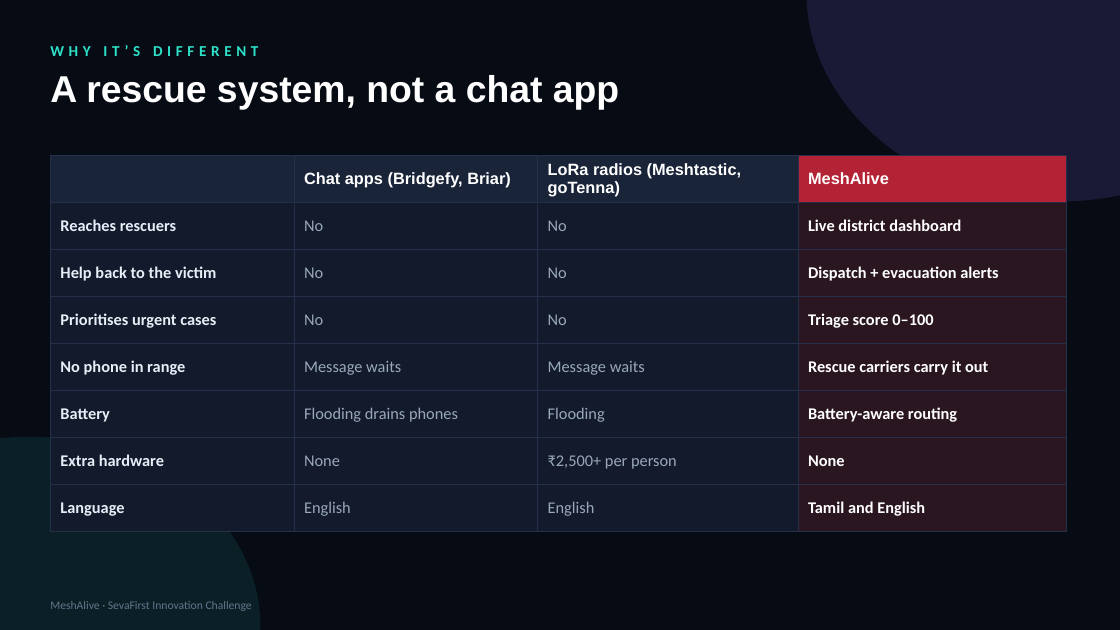
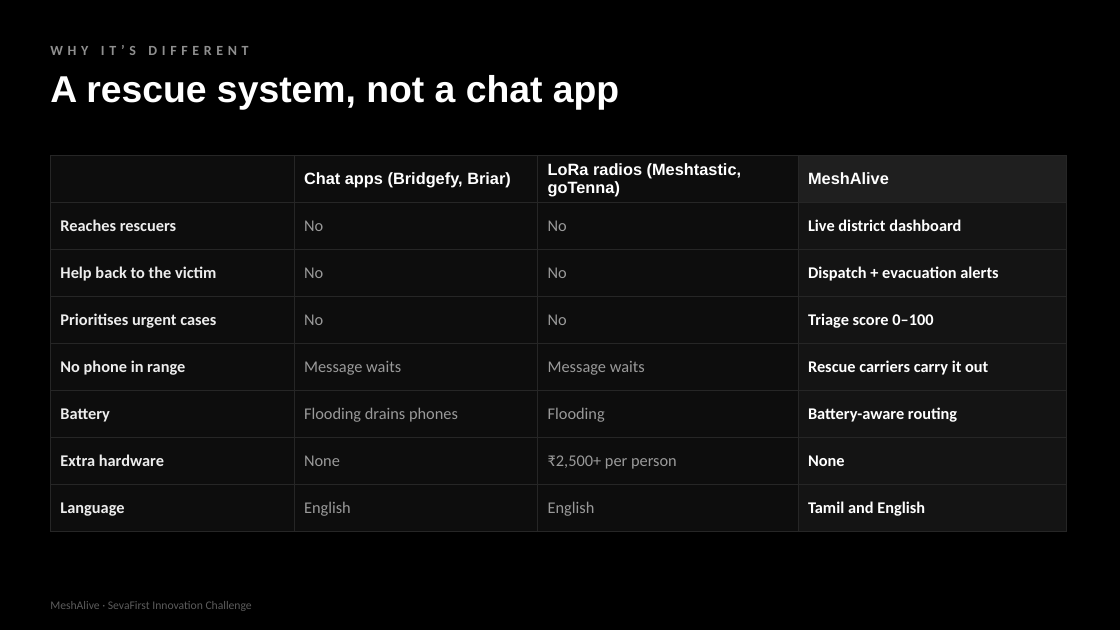
Before and after one commit to yogeshwardev/MESHALIVE-, a slide deck: slide 6 of submission/MeshAlive_Pitch_Deck.pptx. Drawn at 1120x630 pixels with LibreOffice and Linux fonts; fonts in the diff are those of the drawing. Boxes give left, top, right and bottom in pixels: in the first picture for what was removed or moved away, otherwise in the second. Text is boxed around its words. In the diff, an @@ line names an element or a change of style, - is before the commit and + after.

```diff
--- a/submission/MeshAlive_Pitch_Deck.pptx
+++ b/submission/MeshAlive_Pitch_Deck.pptx
@@ background #070B14 to #000000 @@
@@ ellipse removed at (807,0,1120,202) @@
@@ text "WHY IT’S DIFFERENT" at (50,45,248,55): size 13 to 12 pt, text colour #2DE2C8 to #8F8F8F @@
@@ table at (50,155,1067,520) @@
@@ fill #1A2438 to #0D0D0D in 3 cells @@
@@ fill #B42335 to #1F1F1F in row 1, column 4 @@
@@ fill #121A2B to #0D0D0D in 21 cells @@
@@ fill #2A1620 to #141414 in 7 cells @@
@@ text colour #E8EEF7 to #EDEDED in "Reaches rescuers", "Help back to the victim", "Prioritises urgent cases", "No phone in range" and 3 more places @@
@@ text colour #9AA8BC to #9A9A9A in "No", "No", "No", "No" and 10 more places @@
@@ borders changed @@
@@ ellipse removed at (0,437,260,630) @@
@@ text "MeshAlive · SevaFirst Innovation Challenge" at (50,601,252,611): text colour #64748B to #5C5C5C @@
```
Also in this commit, not shown: 10 other slides changed, 14 other files.
